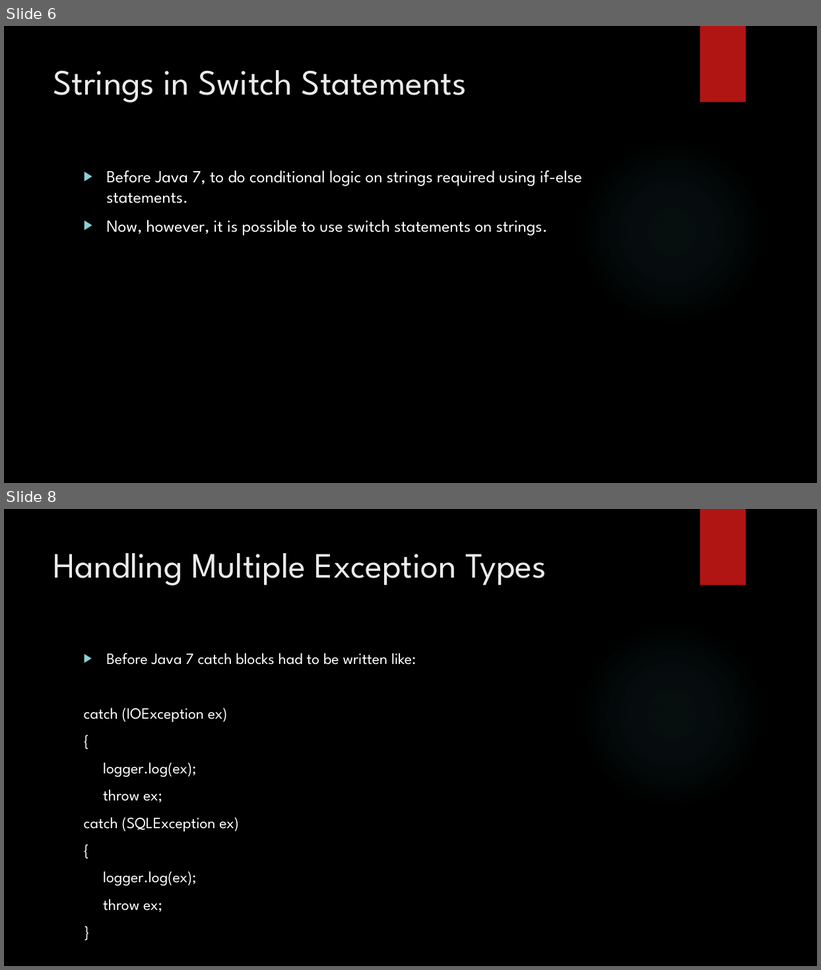
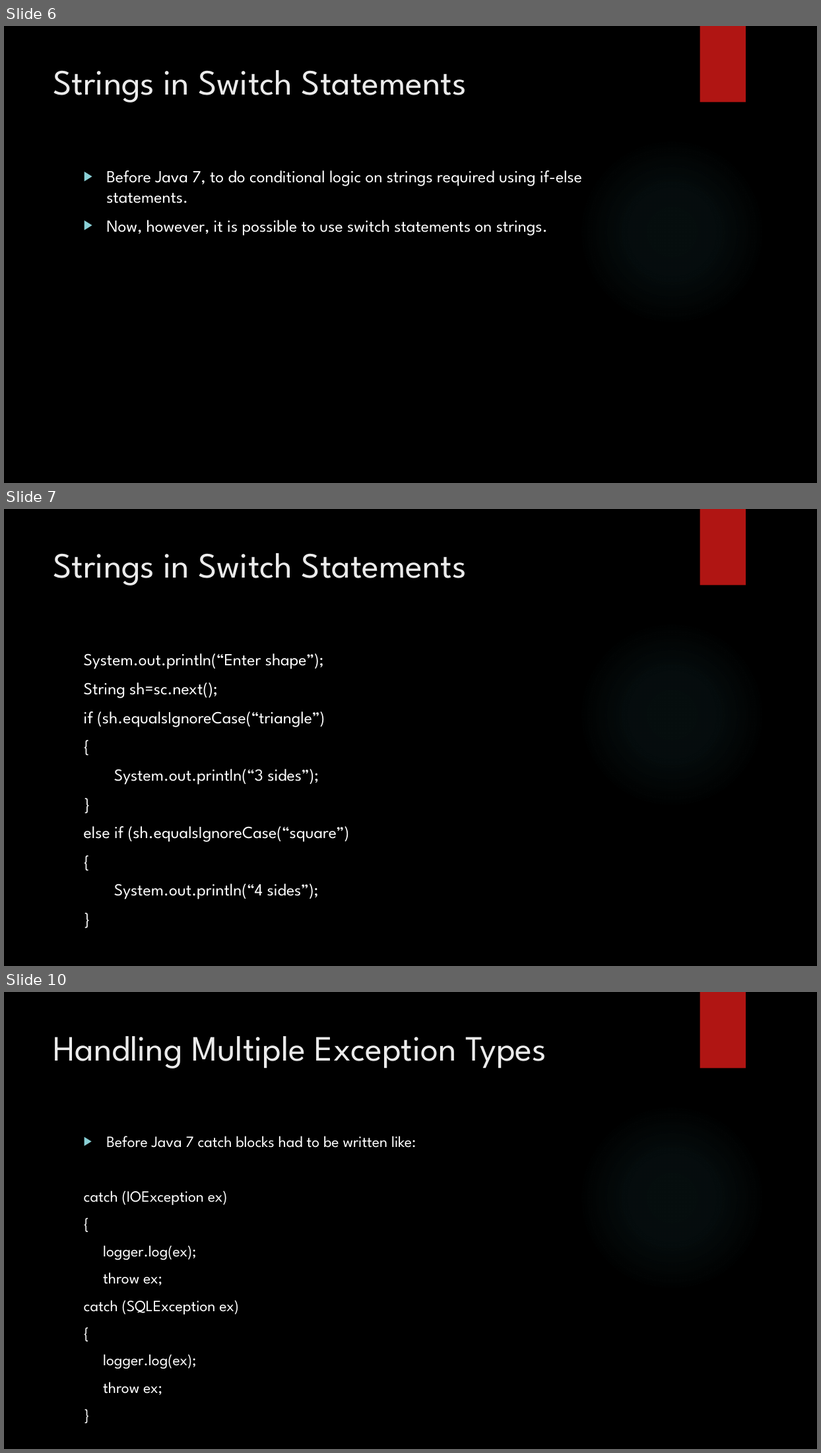
Before and after one commit to loganwrightoit/smartrm_dynamic, a slide deck: New Features of Java 7 and 8.pptx. Shown one above the other, each under a label of ours: slides 6 and 8 before the commit, slides 6, 7 and 10 after it; the slides between them are not shown. The pictures are 821x970 and 821x1453 pixels, drawn with LibreOffice and Linux fonts; fonts in the diff are those of the drawing; background and template pictures are left out. Boxes give left, top, right and bottom in pixels: in the first picture for what was removed or moved away, otherwise in the second. Text is boxed around its words. In the diff, an @@ line names an element or a change of style, - is before the commit and + after.

```diff
--- a/New Features of Java 7 and 8.pptx
+++ b/New Features of Java 7 and 8.pptx
@@ slide 7 added at (4,509,817,966), background picture (left out); not listed: 2 template elements that a slide beside it also shows @@
@@ title added at (54,553,467,586), 42 pt, text #EBEBEB @@
+Strings in Switch Statements
@@ text added at (84,654,350,900), 20 pt, text #FFFFFF @@
+System.out.println(“Enter shape”);
+String sh=sc.next();
+if (sh.equalsIgnoreCase(“triangle”)
+{
+System.out.println(“3 sides”);
+}
+else if (sh.equalsIgnoreCase(“square”)
+{
+System.out.println(“4 sides”);
+}
@@ what was slide 8 is now slide 10 @@
```
Also in this commit, not shown: 2 slides changed, 1 other slide added.
